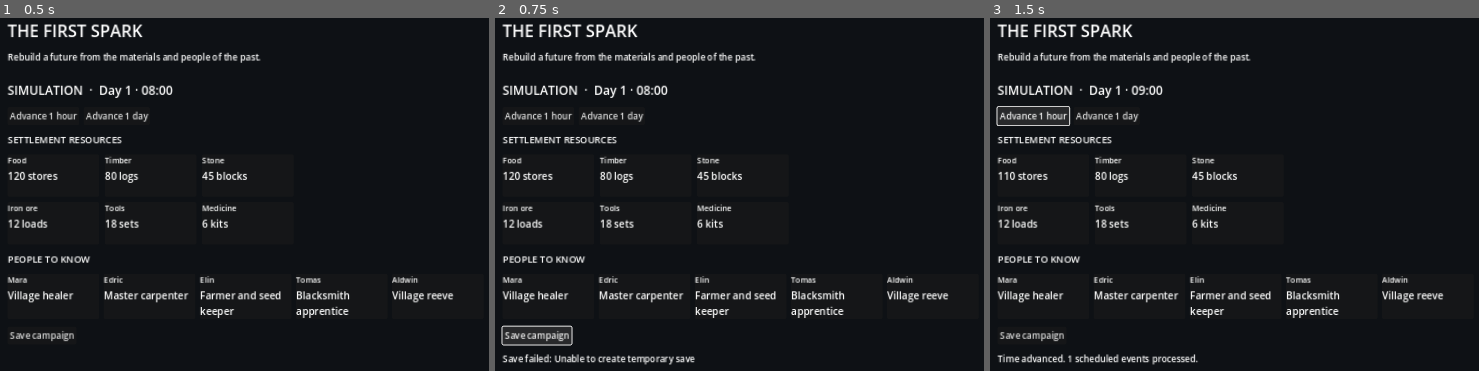
Above: before the commit, frames 1-3 (left to right).
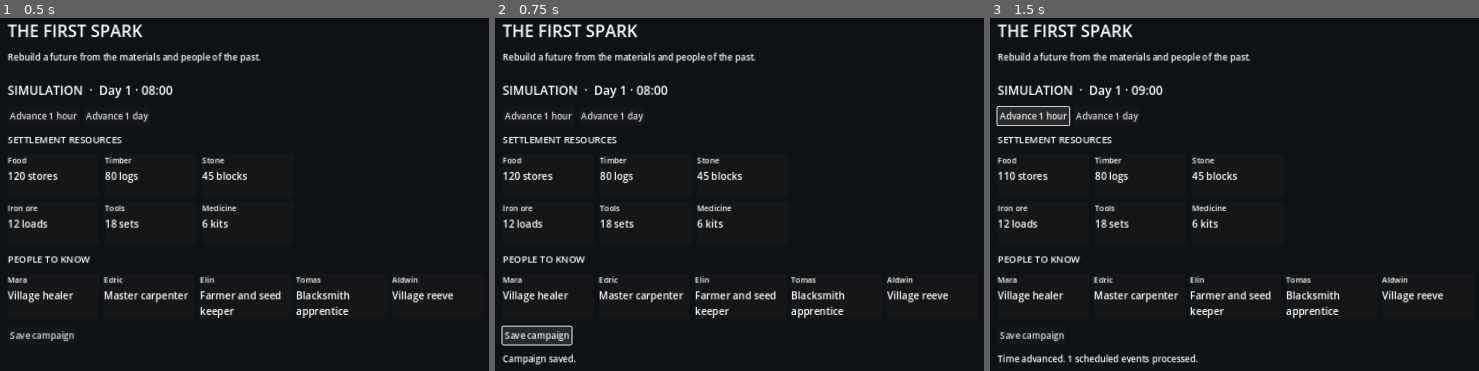
Above: after the commit, the same moments.

Repository: Zxaidman/ECHOES-OF-TOMORROW
Game: Godot game, scene res://scenes/main.tscn
Same seed, same stepped clock (60 frames per second), same inputs: the game is played once before the commit and once after it.
Inputs:
- Up to frame 1 (0.5 s): no input
- Up to frame 2 (0.75 s): click "Save campaign" at 0.5 s
- Up to frame 3 (1.5 s): click "Advance 1 hour" at 1.25 s

Frame 1 is identical in both runs. In frame 2, 0.6% of the frame differs, in the area x 1-41%, y 95-99%; in frame 3, nothing differs.

Commit message:
fix: normalize JSON numeric values during campaign restore

Diff:
--- a/game/domain/settlement/resource_ledger.gd
+++ b/game/domain/settlement/resource_ledger.gd
@@ -10,9 +10,9 @@
 		if not resource_id is String or str(resource_id).is_empty():
 			return {"ok": false, "error": "Resource IDs must be non-empty strings"}
 		var amount: Variant = initial_amounts[resource_id]
-		if not amount is int or int(amount) < 0 or int(amount) > MAX_AMOUNT:
+		if not _is_integral_number(amount) or int(amount) < 0 or int(amount) > MAX_AMOUNT:
 			return {"ok": false, "error": "Invalid starting amount for %s" % str(resource_id)}
-		validated[resource_id] = amount
+		validated[resource_id] = int(amount)
 	_amounts = validated
 	return {"ok": true}
 
@@ -46,3 +46,6 @@
 
 func restore(amounts: Dictionary) -> Dictionary:
 	return initialize(amounts)
+
+static func _is_integral_number(value: Variant) -> bool:
+	return typeof(value) == TYPE_INT or (typeof(value) == TYPE_FLOAT and value == floor(value))
--- a/game/domain/simulation/random_streams.gd
+++ b/game/domain/simulation/random_streams.gd
@@ -30,9 +30,12 @@
 
 func restore(states: Dictionary) -> Dictionary:
 	for stream_name: String in ["world", "economy", "npc"]:
-		if not states.has(stream_name) or not states[stream_name] is int:
+		if not states.has(stream_name) or not _is_integral_number(states[stream_name]):
 			return {"ok": false, "error": "Missing or invalid RNG state: %s" % stream_name}
 	_world.state = int(states["world"])
 	_economy.state = int(states["economy"])
 	_npc.state = int(states["npc"])
 	return {"ok": true}
+
+static func _is_integral_number(value: Variant) -> bool:
+	return typeof(value) == TYPE_INT or (typeof(value) == TYPE_FLOAT and value == floor(value))
--- a/game/domain/simulation/scheduled_event_queue.gd
+++ b/game/domain/simulation/scheduled_event_queue.gd
@@ -55,8 +55,12 @@
 		for required_key: String in ["scheduled_minute", "priority", "sequence_id", "type", "payload", "repeat_interval"]:
 			if not event.has(required_key):
 				return {"ok": false, "error": "Scheduled event is missing %s" % required_key}
-		if not event["scheduled_minute"] is int or not event["priority"] is int or not event["sequence_id"] is int or not event["repeat_interval"] is int:
+		if not _is_integral_number(event["scheduled_minute"]) or not _is_integral_number(event["priority"]) or not _is_integral_number(event["sequence_id"]) or not _is_integral_number(event["repeat_interval"]):
 			return {"ok": false, "error": "Scheduled event has invalid numeric fields"}
+		event["scheduled_minute"] = int(event["scheduled_minute"])
+		event["priority"] = int(event["priority"])
+		event["sequence_id"] = int(event["sequence_id"])
+		event["repeat_interval"] = int(event["repeat_interval"])
 		if int(event["scheduled_minute"]) < 0 or int(event["sequence_id"]) < 1 or int(event["repeat_interval"]) < 0:
 			return {"ok": false, "error": "Scheduled event contains out-of-range values"}
 		if not event["type"] is String or str(event["type"]).is_empty() or not event["payload"] is Dictionary:
@@ -81,3 +85,6 @@
 	if int(left["priority"]) != int(right["priority"]):
 		return int(left["priority"]) < int(right["priority"])
 	return int(left["sequence_id"]) < int(right["sequence_id"])
+
+func _is_integral_number(value: Variant) -> bool:
+	return typeof(value) == TYPE_INT or (typeof(value) == TYPE_FLOAT and value == floor(value))
--- a/game/domain/simulation/settlement_simulation.gd
+++ b/game/domain/simulation/settlement_simulation.gd
@@ -96,7 +96,10 @@
 	var payload: Dictionary = event["payload"]
 	if not payload.has("resource_id") or not payload.has("amount"):
 		return {"ok": false, "error": "Resource event payload is incomplete"}
-	if not payload["resource_id"] is String or not payload["amount"] is int:
+	if not payload["resource_id"] is String or not _is_integral_number(payload["amount"]):
 		return {"ok": false, "error": "Resource event payload has invalid types"}
 	var transaction: Dictionary = resources.apply_transaction({str(payload["resource_id"]): int(payload["amount"])})
 	return {"ok": bool(transaction["ok"]), "error": str(transaction.get("error", "")), "resource_id": str(payload["resource_id"]), "amount": int(payload["amount"])}
+
+static func _is_integral_number(value: Variant) -> bool:
+	return typeof(value) == TYPE_INT or (typeof(value) == TYPE_FLOAT and value == floor(value))
--- a/game/infrastructure/persistence/save_manager.gd
+++ b/game/infrastructure/persistence/save_manager.gd
@@ -1,28 +1,38 @@
 class_name SaveManager
 extends RefCounted
-## Versioned JSON snapshot persistence with temporary write and previous-good backup.
+## Versioned JSON snapshot persistence with verified temporary writes and a previous-good backup.
 
 const SAVE_SCHEMA_VERSION: int = 1
 
 
 func save_snapshot(path: String, snapshot: Dictionary) -> Dictionary:
-	if not snapshot.has("campaign_id") or not snapshot["campaign_id"] is String:
-		return {"ok": false, "error": "Save requires a string campaign_id"}
-	if not snapshot.has("simulation_minute") or not snapshot["simulation_minute"] is int:
+	if not snapshot.has("campaign_id") or not snapshot["campaign_id"] is String or str(snapshot["campaign_id"]).is_empty():
+		return {"ok": false, "error": "Save requires a non-empty string campaign_id"}
+	if not snapshot.has("simulation_minute") or not _is_integral_number(snapshot["simulation_minute"]):
 		return {"ok": false, "error": "Save requires an integer simulation_minute"}
 	if int(snapshot["simulation_minute"]) < 0:
 		return {"ok": false, "error": "simulation_minute cannot be negative"}
 	if not snapshot.get("state", {}) is Dictionary:
 		return {"ok": false, "error": "Save state must be a dictionary"}
+
+	var directory_path: String = ProjectSettings.globalize_path(path.get_base_dir())
+	var directory_error: Error = DirAccess.make_dir_recursive_absolute(directory_path)
+	if directory_error != OK and directory_error != ERR_ALREADY_EXISTS:
+		return {"ok": false, "error": "Unable to create save directory"}
+
 	var dto: Dictionary = {
 		"schema_version": SAVE_SCHEMA_VERSION,
 		"game_version": str(ProjectSettings.get_setting("application/config/version", "0.3.0")),
 		"campaign_id": snapshot["campaign_id"],
-		"simulation_minute": snapshot["simulation_minute"],
+		"simulation_minute": int(snapshot["simulation_minute"]),
 		"state": snapshot.get("state", {})
 	}
 	var temporary_path: String = path + ".tmp"
 	var backup_path: String = path + ".bak"
+	var absolute_path: String = ProjectSettings.globalize_path(path)
+	var absolute_temp: String = ProjectSettings.globalize_path(temporary_path)
+	var absolute_backup: String = ProjectSettings.globalize_path(backup_path)
+
 	var temporary_file: FileAccess = FileAccess.open(temporary_path, FileAccess.WRITE)
 	if temporary_file == null:
 		return {"ok": false, "error": "Unable to create temporary save"}
@@ -31,19 +41,31 @@
 	var write_error: Error = temporary_file.get_error()
 	temporary_file.close()
 	if write_error != OK:
-		DirAccess.remove_absolute(ProjectSettings.globalize_path(temporary_path))
+		DirAccess.remove_absolute(absolute_temp)
 		return {"ok": false, "error": "Failed while writing temporary save"}
-	var absolute_path: String = ProjectSettings.globalize_path(path)
-	var absolute_temp: String = ProjectSettings.globalize_path(temporary_path)
-	var absolute_backup: String = ProjectSettings.globalize_path(backup_path)
-	if FileAccess.file_exists(backup_path):
-		DirAccess.remove_absolute(absolute_backup)
+
+	var verification_file: FileAccess = FileAccess.open(temporary_path, FileAccess.READ)
+	if verification_file == null:
+		DirAccess.remove_absolute(absolute_temp)
+		return {"ok": false, "error": "Unable to verify temporary save"}
+	var verification_data: Variant = JSON.parse_string(verification_file.get_as_text())
+	verification_file.close()
+	if not verification_data is Dictionary or str(verification_data.get("campaign_id", "")) != str(dto["campaign_id"]):
+		DirAccess.remove_absolute(absolute_temp)
+		return {"ok": false, "error": "Temporary save failed verification"}
+
 	var had_previous_save: bool = FileAccess.file_exists(path)
 	if had_previous_save:
+		if FileAccess.file_exists(backup_path):
+			var remove_backup_error: Error = DirAccess.remove_absolute(absolute_backup)
+			if remove_backup_error != OK:
+				DirAccess.remove_absolute(absolute_temp)
+				return {"ok": false, "error": "Unable to rotate previous backup"}
 		var backup_error: Error = DirAccess.rename_absolute(absolute_path, absolute_backup)
 		if backup_error != OK:
 			DirAccess.remove_absolute(absolute_temp)
 			return {"ok": false, "error": "Unable to preserve previous save"}
+
 	var replace_error: Error = DirAccess.rename_absolute(absolute_temp, absolute_path)
 	if replace_error != OK:
 		if had_previous_save:
@@ -63,7 +85,7 @@
 	if not parsed is Dictionary:
 		return {"ok": false, "error": "Save root must be a JSON object"}
 	var dto: Dictionary = parsed
-	if int(dto.get("schema_version", -1)) != SAVE_SCHEMA_VERSION:
+	if not _is_integral_number(dto.get("schema_version", -1)) or int(dto["schema_version"]) != SAVE_SCHEMA_VERSION:
 		return {"ok": false, "error": "Unsupported save schema version"}
 	if not dto.has("campaign_id") or not dto.has("simulation_minute") or not dto.has("state"):
 		return {"ok": false, "error": "Save is missing required fields"}
@@ -71,6 +93,7 @@
 		return {"ok": false, "error": "Save contains invalid field types"}
 	if int(dto["simulation_minute"]) < 0:
 		return {"ok": false, "error": "Save contains a negative simulation minute"}
+	dto["schema_version"] = int(dto["schema_version"])
 	dto["simulation_minute"] = int(dto["simulation_minute"])
 	return {"ok": true, "data": dto}
 
--- a/tests/run_tests.gd
+++ b/tests/run_tests.gd
@@ -96,6 +96,7 @@
 	_expect(one_step.event_log.size() == split_steps.event_log.size(), "split and single advances process same event count")
 	_expect(one_step.resources.get_amount("food") == 124, "consumption and production resolve correctly")
 	_expect(not one_step.advance_time(-1)["ok"], "simulation rejects negative advance")
+	_expect(not one_step.schedule_resource_delta("past-event", 100, 0, "food", -1)["ok"], "simulation rejects events scheduled in the past")
 
 func _test_simulation_save_restore() -> void:
 	var original: SettlementSimulation = SettlementSimulation.new(480, 999)
@@ -113,7 +114,7 @@
 
 func _test_save_round_trip() -> void:
 	var manager: SaveManager = SaveManager.new()
-	var save_path: String = "user://test_campaign.json"
+	var save_path: String = "user://test_saves/test_campaign.json"
 	var simulation: SettlementSimulation = SettlementSimulation.new()
 	simulation.schedule_resource_delta("daily-food", 540, 10, "food", -10, 1440)
 	var snapshot: Dictionary = {"campaign_id": "test-campaign", "simulation_minute": simulation.clock.current_minute, "state": simulation.create_save_state()}
@@ -127,8 +128,12 @@
 		var restored: SettlementSimulation = SettlementSimulation.new()
 		_expect(restored.restore_save_state(loaded["data"]["simulation_minute"], loaded["data"]["state"])["ok"], "campaign snapshot restores simulation")
 		_expect(restored.events.to_array() == simulation.events.to_array(), "snapshot preserves pending events")
+		var continued: Dictionary = restored.advance_time(60)
+		_expect(continued["ok"], "JSON-restored simulation continues")
+		_expect(restored.resources.get_amount("food") == 110, "JSON-restored event applies resource delta")
 	DirAccess.remove_absolute(ProjectSettings.globalize_path(save_path))
 	DirAccess.remove_absolute(ProjectSettings.globalize_path(save_path + ".bak"))
+	DirAccess.remove_absolute(ProjectSettings.globalize_path("user://test_saves"))
 
 func _expect(condition: bool, message: String) -> void:
 	_assertions += 1
